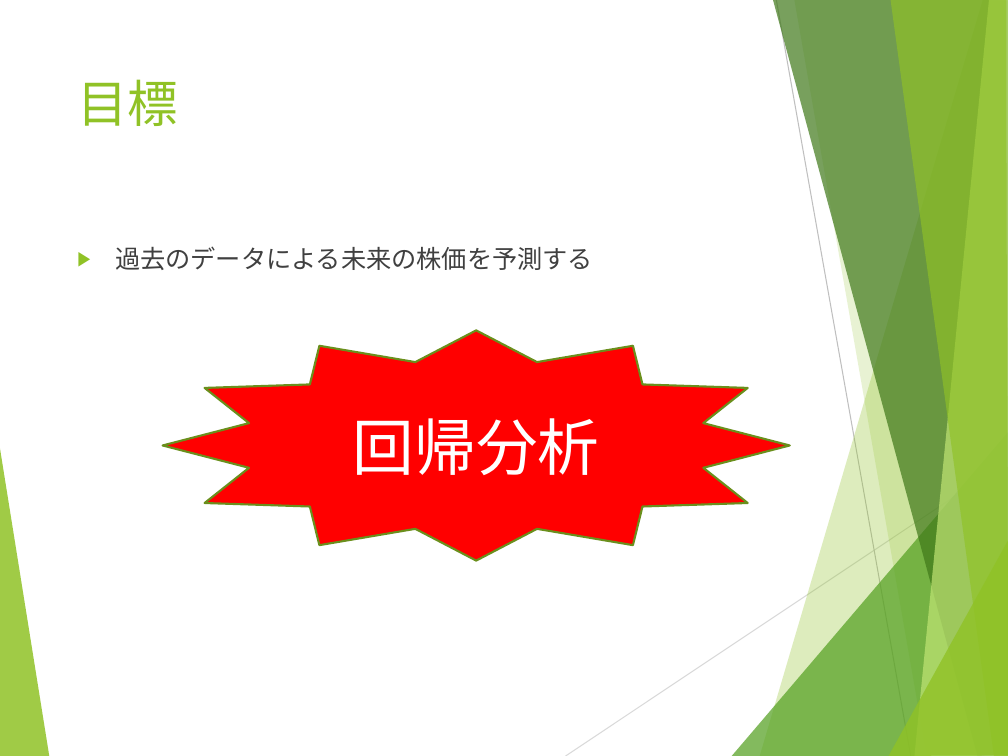
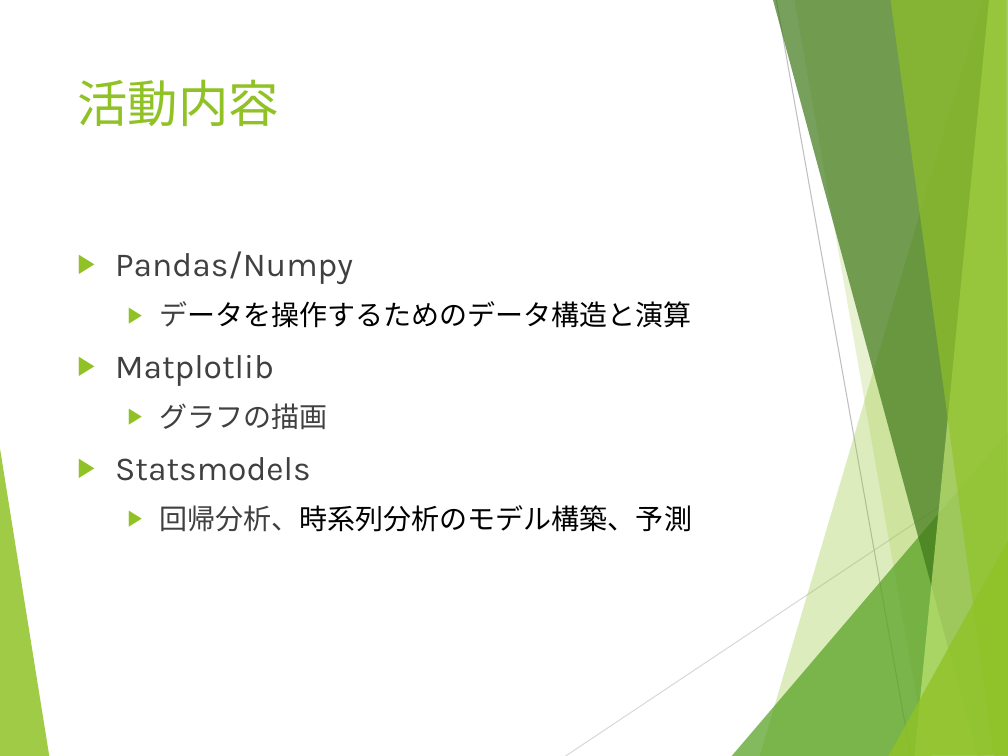
Before and after one commit to breeze934/N1, a slide deck: slide 8 of Pythonによるを用いた株価予測システムの開発_張浩.pptx. Drawn at 1008x756 pixels with LibreOffice and Linux fonts; fonts in the diff are those of the drawing. Boxes give left, top, right and bottom in pixels: in the first picture for what was removed or moved away, otherwise in the second. Text is boxed around its words. In the diff, an @@ line names an element or a change of style, - is before the commit and + after.

```diff
--- a/Pythonによるを用いた株価予測システムの開発_張浩.pptx
+++ b/Pythonによるを用いた株価予測システムの開発_張浩.pptx
@@ title at box(77, 79, 279, 126): text changed @@
-目標
+活動内容
@@ text at box(115, 251, 692, 532): text changed; size 18 to 20 pt @@
-▶ 過去のデータによる未来の株価を予測する
+▶ Pandas/Numpy
+  ▶ データを操作するためのデータ構造と演算
+▶ Matplotlib
+  ▶ グラフの描画
+▶ Statsmodels
+  ▶ 回帰分析、時系列分析のモデル構築、予測
@@ star removed at box(162, 331, 789, 560) @@
-回帰分析
```
Also in this commit, not shown: 5 other slides changed, 4 slides added, 4 slides removed.
